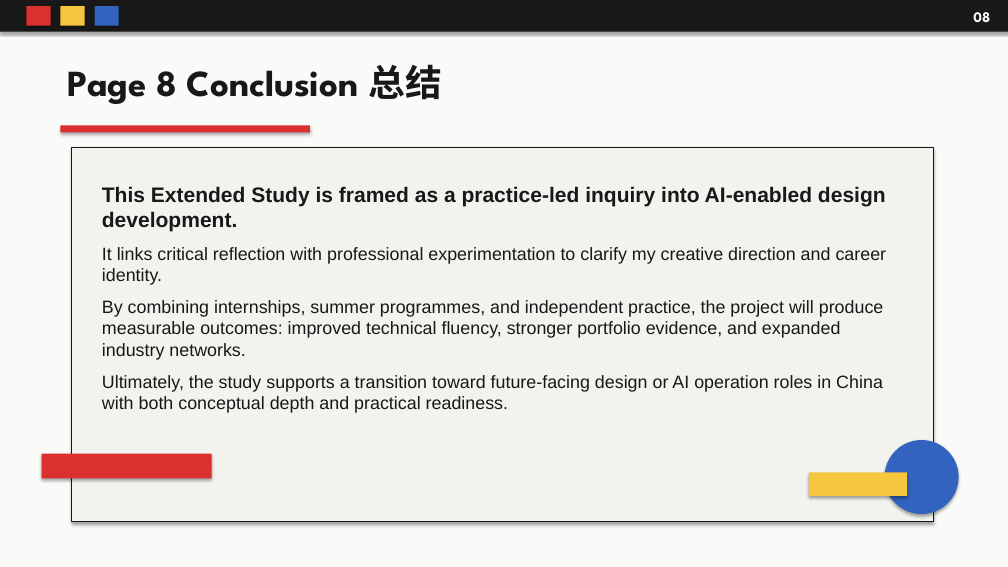
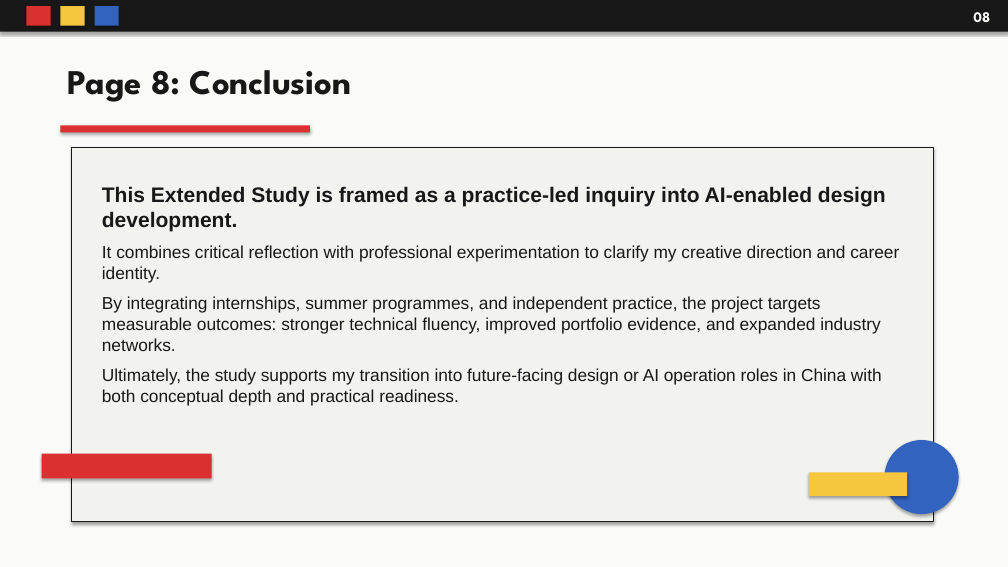
Before and after one commit to maotianyi12138-eng/-, a slide deck: slide 8 of Finding_Direction_Through_Exploration_Bauhaus.pptx. Drawn at 1008x567 pixels with LibreOffice and Linux fonts; fonts in the diff are those of the drawing. Boxes give left, top, right and bottom in pixels: in the first picture for what was removed or moved away, otherwise in the second. Text is boxed around its words. In the diff, an @@ line names an element or a change of style, - is before the commit and + after.

```diff
--- a/Finding_Direction_Through_Exploration_Bauhaus.pptx
+++ b/Finding_Direction_Through_Exploration_Bauhaus.pptx
@@ text at box(68, 70, 352, 102): text changed; size 35 to 33 pt @@
-Page 8 Conclusion 总结
+Page 8: Conclusion
@@ text at box(102, 245, 899, 405): text changed; size 17 to 16.5 pt @@
-It links critical reflection with professional experimentation to clarify my creative direction and career identity.
-By combining internships, summer programmes, and independent practice, the project will produce measurable outcomes: improved technical fluency, stronger portfolio evidence, and expanded industry networks.
-Ultimately, the study supports a transition toward future-facing design or AI operation roles in China with both conceptual depth and practical readiness.
+It combines critical reflection with professional experimentation to clarify my creative direction and career identity.
+By integrating internships, summer programmes, and independent practice, the project targets measurable outcomes: stronger technical fluency, improved portfolio evidence, and expanded industry networks.
+Ultimately, the study supports my transition into future-facing design or AI operation roles in China with both conceptual depth and practical readiness.
```
Also in this commit, not shown: 6 other slides changed.
